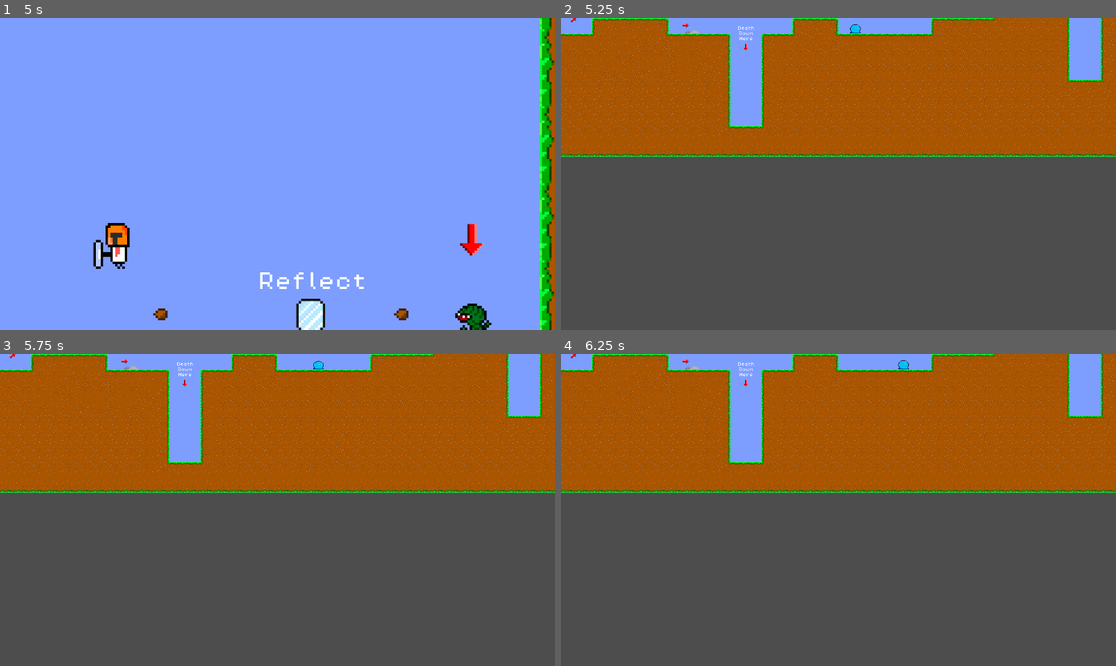
Above: before the commit, frames 1-4 (two rows, left to right).
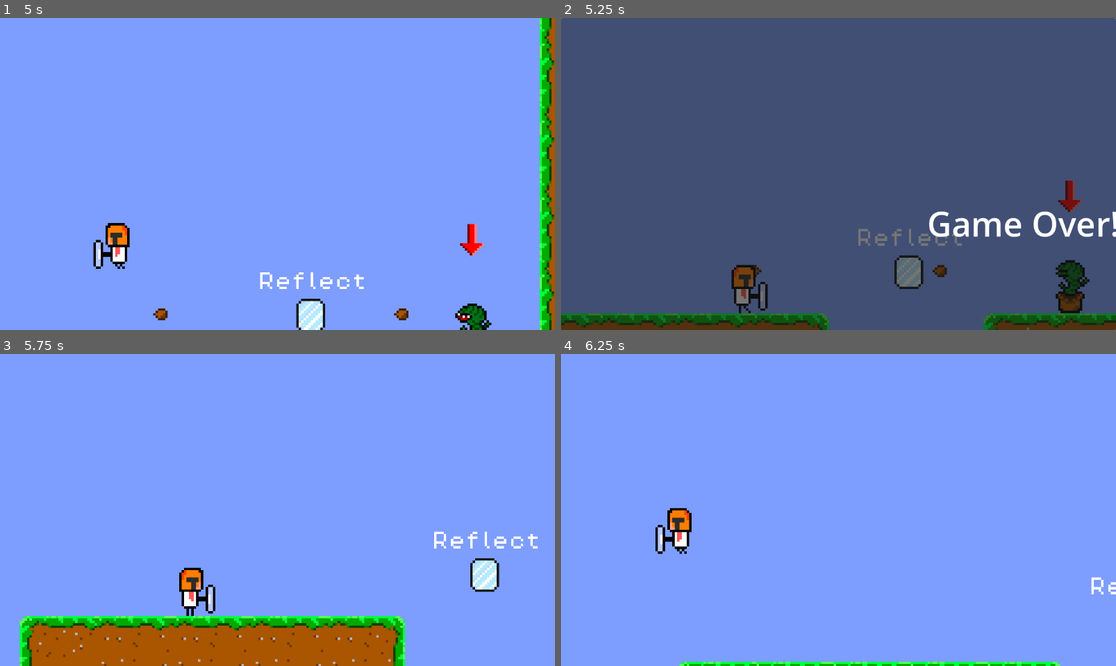
Above: after the commit, the same moments.

Repository: Cy-Uol/mr-mirror-shield
Game: Godot game, scene res://Scenes/tutorial.tscn
Two runs of this game, one before a commit and one after it. Both use one fixed random seed, a clock stepped at 60 frames per second and the inputs below. This scene is started directly instead of the project's main scene.
Inputs:
- Up to frame 1 (5 s): tap Enter at 0.5 s; hold D (move_right) 0.53-2.03 s; tap Ctrl (attack) every 0.75 s from 0.6 to 4.35 s; tap Space (jump) at 0.77, 1.52, 3.02, 3.77, 4.52 s; hold A (move_left) 2.03-2.78 s; hold D (move_right) 2.78-4.28 s; hold A (move_left) from 4.28 s (still down)
- Up to frame 2 (5.25 s): release A (move_left) at 5.03 s; hold D (move_right) from 5.03 s (still down); tap Ctrl (attack) at 5.1 s
- Up to frame 3 (5.75 s): keep holding D (move_right)
- Up to frame 4 (6.25 s): release D (move_right) at 5.78 s; hold A (move_left) from 5.78 s (still down); tap Ctrl (attack) at 5.85 s; tap Space (jump) at 6.02 s

Frame 1 is identical in both runs. In frame 2, 100% of the frame differs, in the area x 0-100%, y 0-100%; in frame 3, 95%; in frame 4, 95%.

Commit message:
fix stuff

Diff:
--- a/Scenes/Twoey.tscn
+++ b/Scenes/Twoey.tscn
@@ -44,7 +44,7 @@
 
 [sub_resource type="CapsuleShape2D" id="CapsuleShape2D_ljn1h"]
 radius = 4.0
-height = 18.0
+height = 22.0
 
 [node name="Twoey" type="Area2D"]
 position = Vector2(-1, -1)
--- a/Scripts/killzone.gd
+++ b/Scripts/killzone.gd
@@ -12,7 +12,6 @@
 			Global.dead = true
 			timer.start()
 
-
 func _on_timer_timeout() -> void:
 	Engine.time_scale = 1.0
 	game_over.game_over_end()
--- a/Scripts/player.gd
+++ b/Scripts/player.gd
@@ -61,10 +61,8 @@
 
 
 func _on_shield_area_entered(area: Area2D) -> void:
-	var projectile = area.get_parent()
-	if projectile is projectile_thing:
-		projectile.direction = 1
-		projectile.position += Vector2(1, 0)
-		projectile.flipped = true
-		queue_free()
+	if area.get_parent() is projectile_thing:
+		area.get_parent().direction = 1
+		area.get_parent().position += Vector2(1, 0)
+		area.get_parent().flipped = true
 		pass
